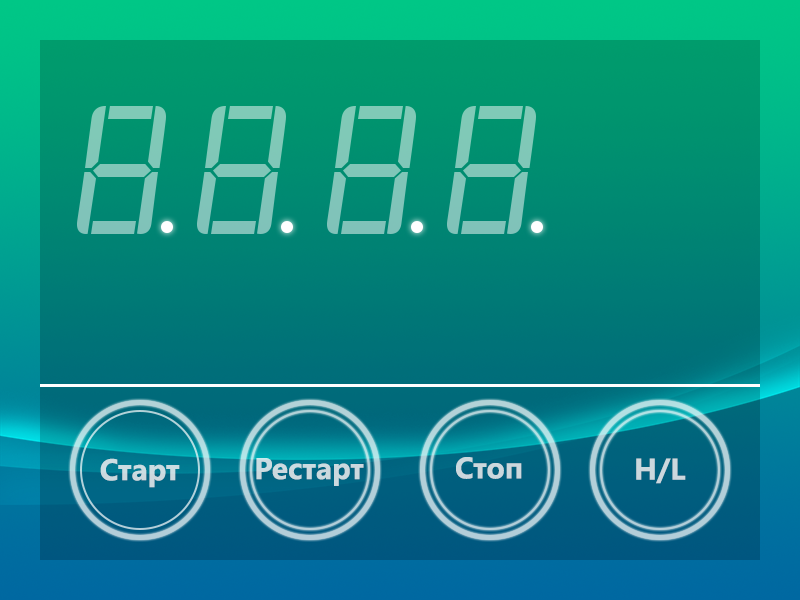
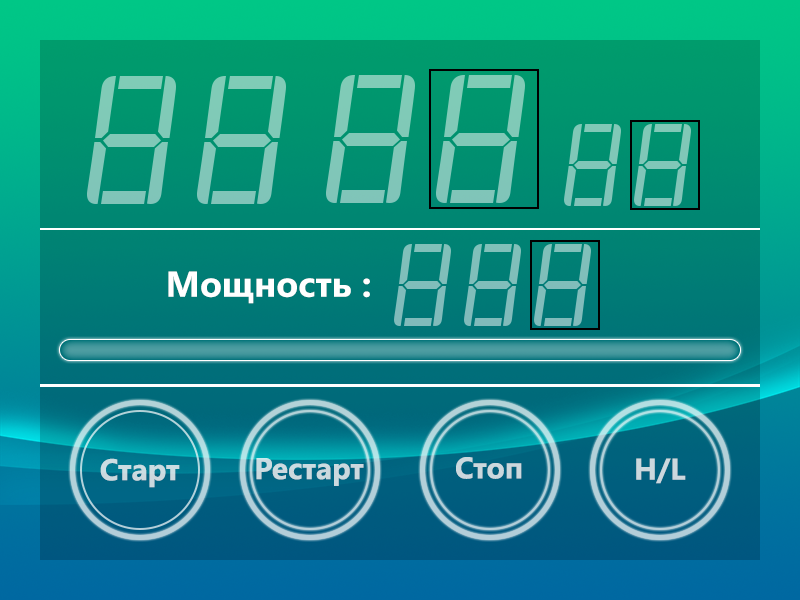
The second w=800, h=600 image is a revision of the first. Changes to its layers:
added layer "Мощность :" in group "Timer Panel" over [168, 271, 370, 304]
added group "Segments9" with 19 layers in group "Timer Panel" over [530, 240, 600, 330]
added layer "Borders" (5th of 22, in "Timer Panel" › "Segments9") in group "Segments9" over [530, 240, 600, 330]
added group "Segments white" (1st of 9, in "Timer Panel" › "Segments9") (50%) with 9 layers in group "Segments9" over [530, 240, 600, 330]
added group "Segments8" with 19 layers in group "Timer Panel" over [464, 244, 521, 326]
added group "Segments white" (2nd of 9, in "Timer Panel" › "Segments8") (50%) with 9 layers in group "Segments8" over [464, 244, 521, 326]
added group "Segments7" with 19 layers in group "Timer Panel" over [394, 244, 451, 326]
added group "Segments white" (3rd of 9, in "Timer Panel" › "Segments7") (50%) with 9 layers in group "Segments7" over [394, 244, 451, 326]
added group "Segments6" with 19 layers in group "Timer Panel" over [630, 120, 700, 210]
added layer "Borders" (11th of 22, in "Timer Panel" › "Segments6") in group "Segments6" over [630, 120, 700, 210]
added group "Segments white" (4th of 9, in "Timer Panel" › "Segments6") (50%) with 9 layers in group "Segments6" over [630, 120, 700, 210]
added group "Segments5" with 19 layers in group "Timer Panel" over [564, 124, 621, 206]
added group "Segments white" (5th of 9, in "Timer Panel" › "Segments5") (50%) with 9 layers in group "Segments5" over [564, 124, 621, 206]
showed "Borders" (15th of 22, in "Timer Panel" › "Segments 4"), painted on it over [429, 69, 550, 239]
added layer "Line2" in group "Timer Panel" over [40, 228, 760, 230]
added layer "Rasterized background" above "Background" over [40, 69, 760, 364]
added group "Background" (1st of 2) with 7 layers above "Background" over [40, 69, 760, 364]
moved "Background image" into group "Background" over [40, 194, 760, 364]
